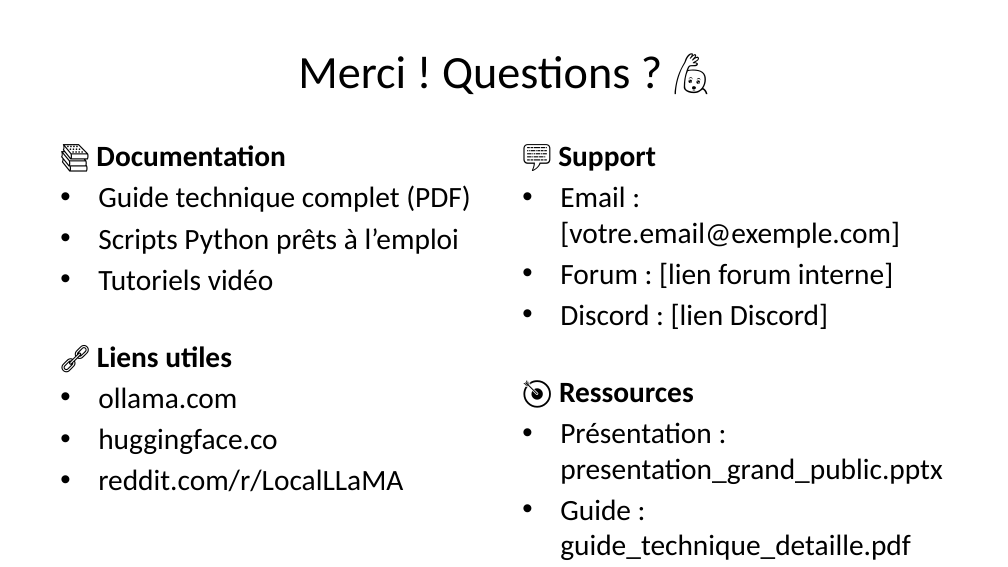
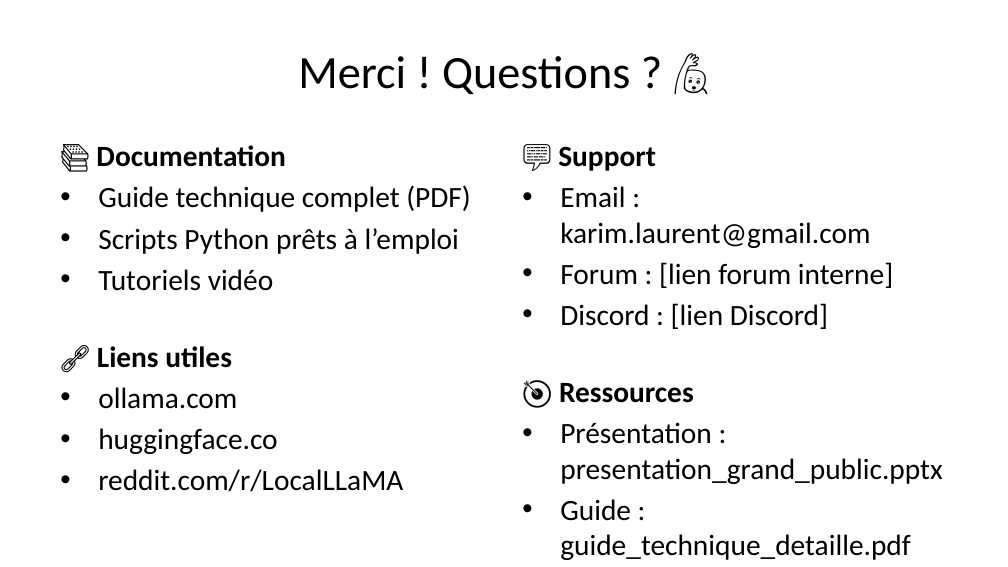
Before and after one commit to kl-IOS/IA_Locale, a slide deck: slide 45 of claude/presentation_grand_public.pptx (slide 32 before the commit). Drawn at 1008x567 pixels with LibreOffice and Linux fonts; fonts in the diff are those of the drawing. Boxes give left, top, right and bottom in pixels: in the first picture for what was removed or moved away, otherwise in the second. Text is boxed around its words. In the diff, an @@ line names an element or a change of style, - is before the commit and + after.

```diff
--- a/claude/presentation_grand_public.pptx
+++ b/claude/presentation_grand_public.pptx
@@ text at (x1=560, y1=186, x2=870, y2=248): text changed @@
-• Email : [votre.email@exemple.com]
+• Email : karim.laurent@gmail.com
```
Also in this commit, not shown: 3 other slides changed, 16 slides added, 3 slides removed, 16 other files.
